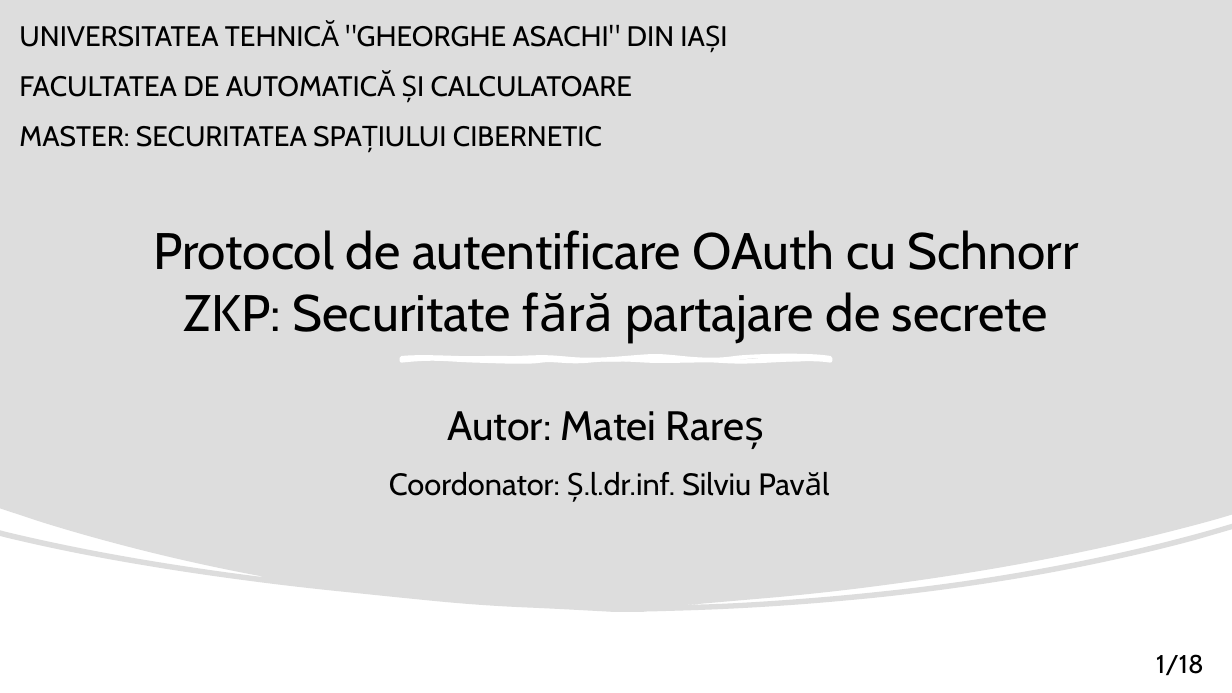
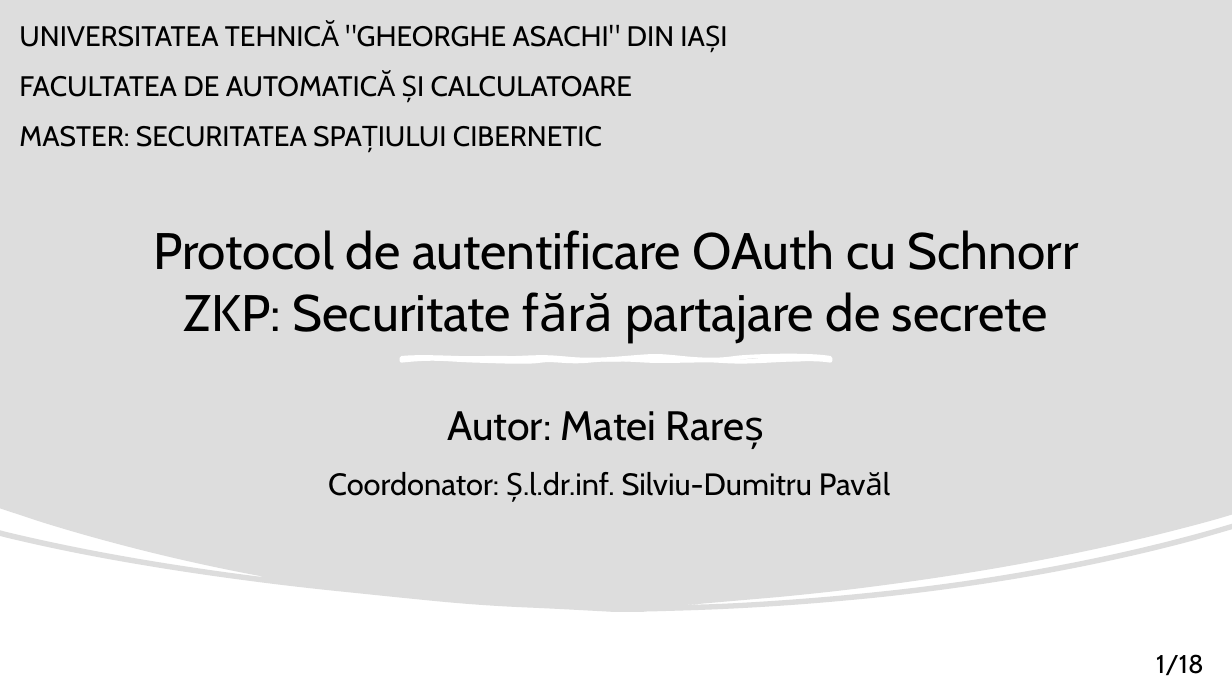
Before and after one commit to matei-rares-a/acas, a slide deck: slide 1 of docs/prezentare/current_draft/disertatie_matei_rares_prezentare_main.pptx. Drawn at 1232x693 pixels with LibreOffice and Linux fonts; fonts in the diff are those of the drawing. Boxes give left, top, right and bottom in pixels: in the first picture for what was removed or moved away, otherwise in the second. Text is boxed around its words. In the diff, an @@ line names an element or a change of style, - is before the commit and + after.

```diff
--- a/docs/prezentare/current_draft/disertatie_matei_rares_prezentare_main.pptx
+++ b/docs/prezentare/current_draft/disertatie_matei_rares_prezentare_main.pptx
@@ subtitle at [328,472,813,502]: text changed @@
-Coordonator: Ș.l.dr.inf. Silviu Pavăl
+Coordonator: Ș.l.dr.inf. Silviu-Dumitru Pavăl
```
Also in this commit, not shown: 11 other slides changed, 1 slide removed, 3 other files.
